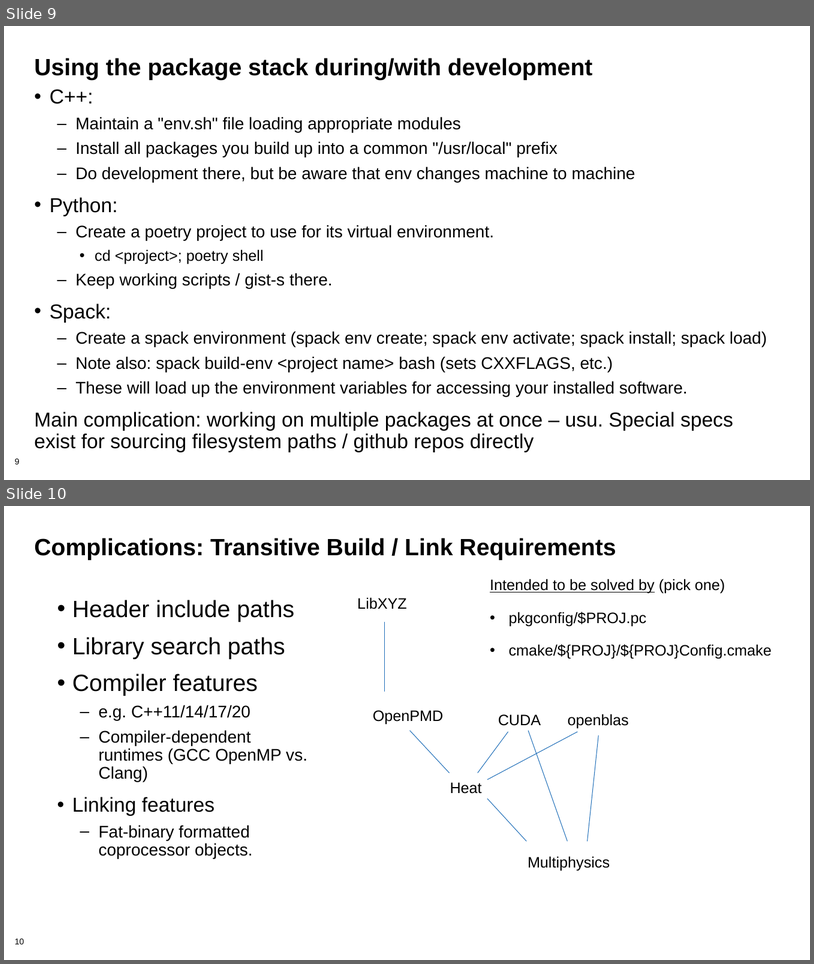
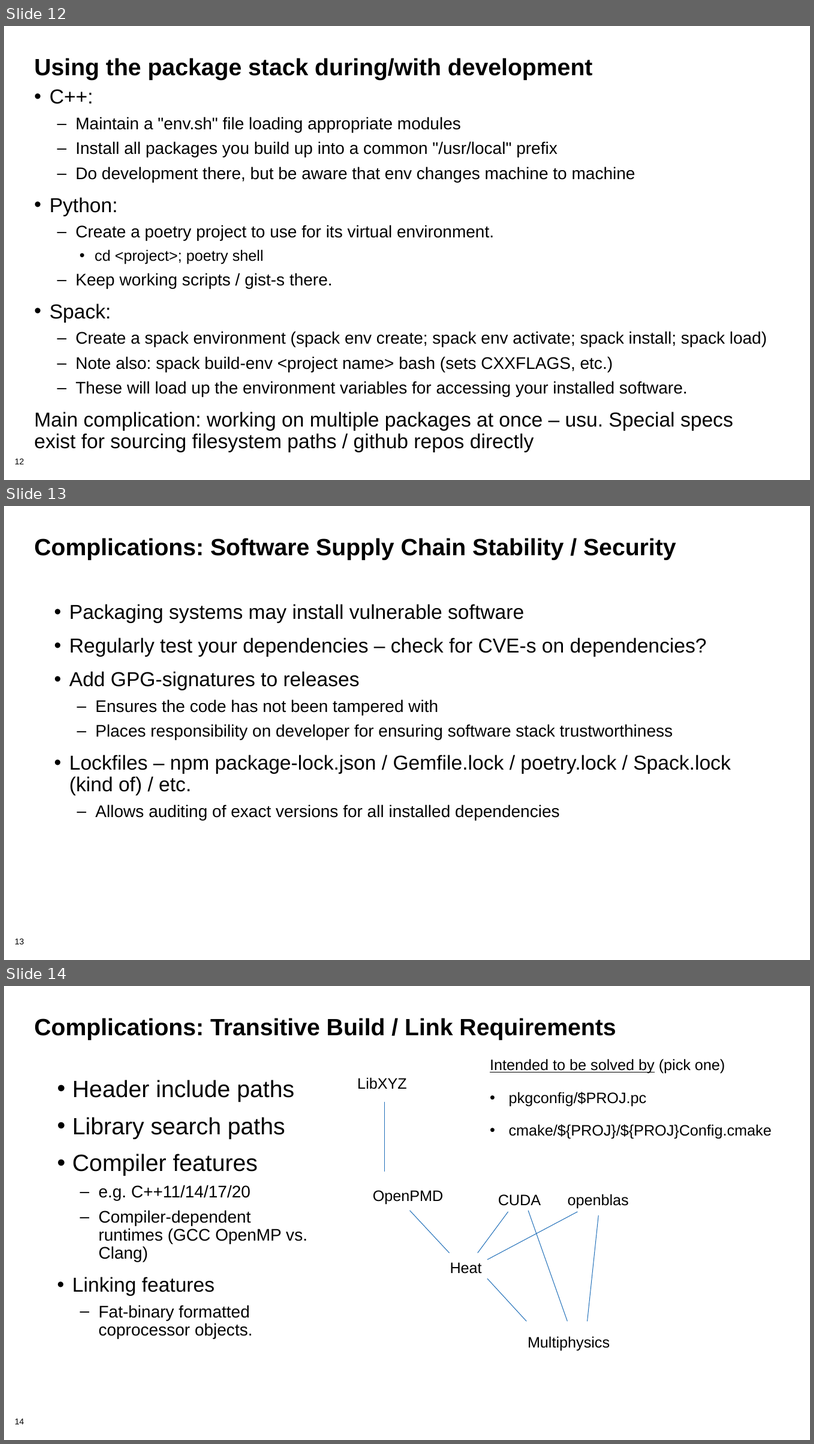
Before and after one commit to bssw-tutorial/presentations, a slide deck: packaging-short.pptx. Shown one above the other, each under a label of ours: slides 9 and 10 before the commit, slides 12, 13 and 14 after it. The pictures are 814x964 and 814x1444 pixels, drawn with LibreOffice and Linux fonts; fonts in the diff are those of the drawing; background and template pictures are left out. Boxes give left, top, right and bottom in pixels: in the first picture for what was removed or moved away, otherwise in the second. Text is boxed around its words. In the diff, an @@ line names an element or a change of style, - is before the commit and + after.

Commit message:
Final rearrangements on packaging & testing condensed forms.

```diff
--- a/packaging-short.pptx
+++ b/packaging-short.pptx
@@ slide 13 added at [4,506,810,960], background #FFFFFF; not listed: 1 template element that a slide beside it also shows @@
@@ title added at [34,538,677,560], 28 pt, text #000000, bold @@
+Complications: Software Supply Chain Stability / Security
@@ text added at [69,604,731,820], 24 pt, text #000000 @@
+• Packaging systems may install vulnerable software
+• Regularly test your dependencies – check for CVE-s on dependencies?
+• Add GPG-signatures to releases
+  – Ensures the code has not been tampered with
+  – Places responsibility on developer for ensuring software stack trustworthiness
+• Lockfiles – npm package-lock.json / Gemfile.lock / poetry.lock / Spack.lock (kind of) / etc.
+  – Allows auditing of exact versions for all installed dependencies
@@ what was slide 9 is now slide 12 @@
@@ page number at [15,458,24,464]: text changed @@
-9
+12
@@ what was slide 10 is now slide 14 @@
@@ page number at [15,1418,24,1424]: text changed @@
-10
+14
```
Also in this commit, not shown: 5 slides changed, 3 other slides added, 1 slide removed.
